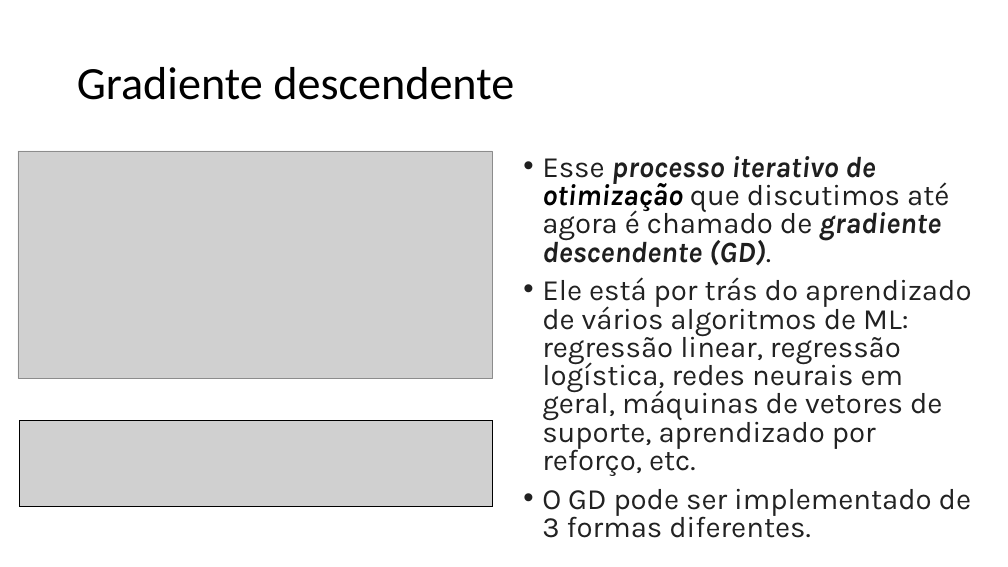
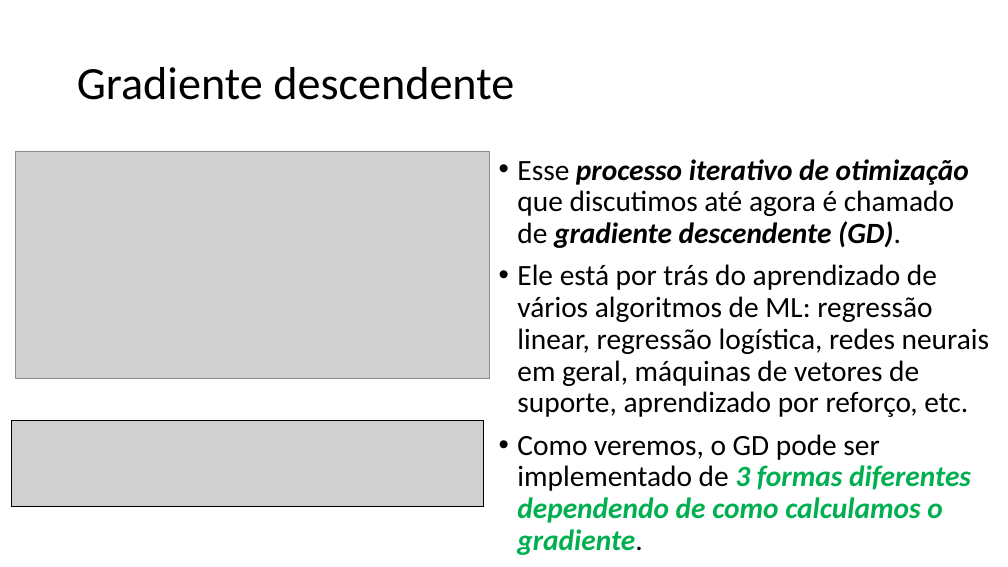
Before and after one commit to zz4fap/tp557-iot-ml, a slide deck: slide 23 of slides/TP557_6_Minimizando_o_erro.pptx (slide 22 before the commit). Drawn at 1008x567 pixels with LibreOffice and Linux fonts; fonts in the diff are those of the drawing; grey boxes stand for pictures. Boxes give left, top, right and bottom in pixels: in the first picture for what was removed or moved away, otherwise in the second. Text is boxed around its words. In the diff, an @@ line names an element or a change of style, - is before the commit and + after.

```diff
--- a/slides/TP557_6_Minimizando_o_erro.pptx
+++ b/slides/TP557_6_Minimizando_o_erro.pptx
@@ text "Esse processo iterativo de otimização ..." moved from (x1=542, y1=156, x2=971, y2=538) to (x1=517, y1=159, x2=989, y2=555) @@
@@ text at (x1=517, y1=159, x2=989, y2=417): font Karla to Calibri in "Esse processo iterativo de otimização que discutimos ...", "Ele está por trás do aprendizado de ..."; text colour #1F1F1F to #000000 in "Esse processo iterativo de que discutimos até ..."; text colour #222222 to #000000 in "Ele está por trás do aprendizado de ..."; line spacing 0.8 to 0.9 @@
@@ picture moved from (x1=20, y1=420, x2=492, y2=506) to (x1=11, y1=420, x2=484, y2=506) @@
@@ text at (x1=517, y1=434, x2=971, y2=555): text changed; font Karla to Calibri; text colour #222222 to #00B050; bold on; italic on @@
-• O GD pode ser implementado de 3 formas diferentes.
+• Como veremos, o GD pode ser implementado de 3 formas diferentes dependendo de como calculamos o gradiente.
```
Also in this commit, not shown: 11 other slides changed, 1 slide added, 1 other file.
